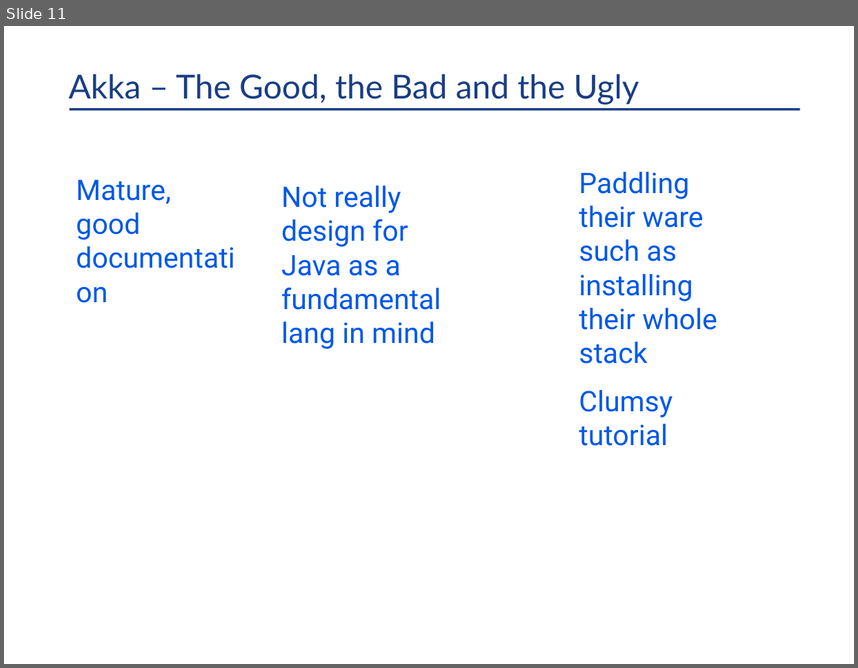
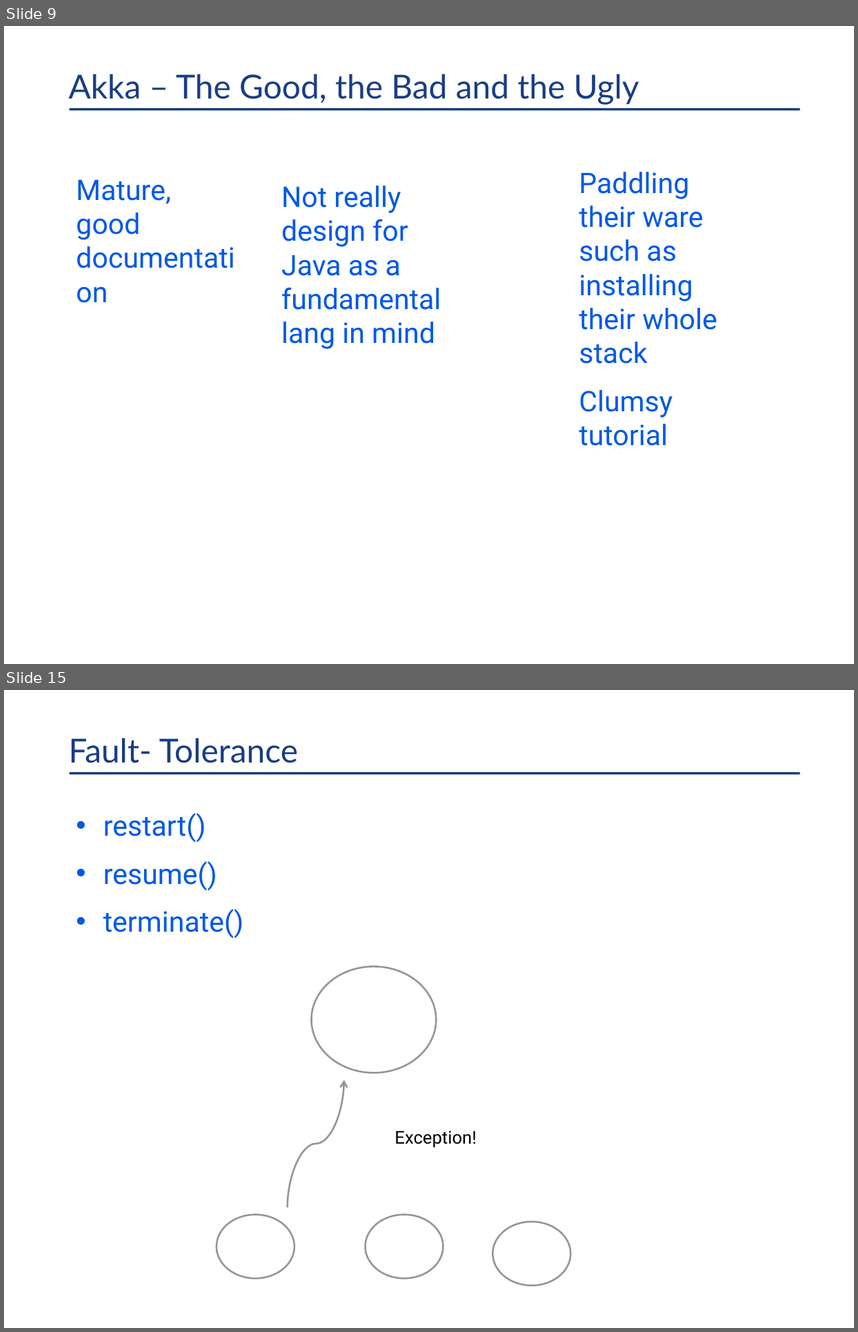
Before and after one commit to kangbiu/akka-tutorial-first-java, a slide deck: docs/In Memory Data Grid Discussion.pptx. Shown one above the other, each under a label of ours: slide 11 before the commit, slides 9 and 15 after it; the slides between them are not shown. The pictures are 858x668 and 858x1332 pixels, drawn with LibreOffice and Linux fonts; fonts in the diff are those of the drawing; background and template pictures are left out. Boxes give left, top, right and bottom in pixels: in the first picture for what was removed or moved away, otherwise in the second. Text is boxed around its words. In the diff, an @@ line names an element or a change of style, - is before the commit and + after.

```diff
--- a/docs/In Memory Data Grid Discussion.pptx
+++ b/docs/In Memory Data Grid Discussion.pptx
@@ slide 15 added at bbox=[4, 690, 854, 1328], background #FFFFFF; not listed: 1 template element that a slide beside it also shows @@
@@ title added at bbox=[69, 738, 298, 763], 28 pt, text #193D85 @@
+Fault- Tolerance
@@ text added at bbox=[103, 813, 244, 938], 24 pt, text #0058E9 @@
+• restart()
+• resume()
+• terminate()
@@ ellipse added at bbox=[312, 966, 437, 1072], outline #969696 1.5 pt @@
@@ curved arrow added from (287, 1207) to (344, 1079), #969696 1.5 pt @@
@@ text added at bbox=[395, 1130, 476, 1147], 15 pt, text #000000 @@
+Exception!
@@ ellipse added at bbox=[217, 1214, 294, 1279], outline #969696 1.5 pt @@
@@ ellipse added at bbox=[366, 1214, 444, 1279], outline #969696 1.5 pt @@
@@ ellipse added at bbox=[493, 1221, 571, 1285], outline #969696 1.5 pt @@
@@ what was slide 11 is now slide 9 @@
```
Also in this commit, not shown: 11 other slides added.
